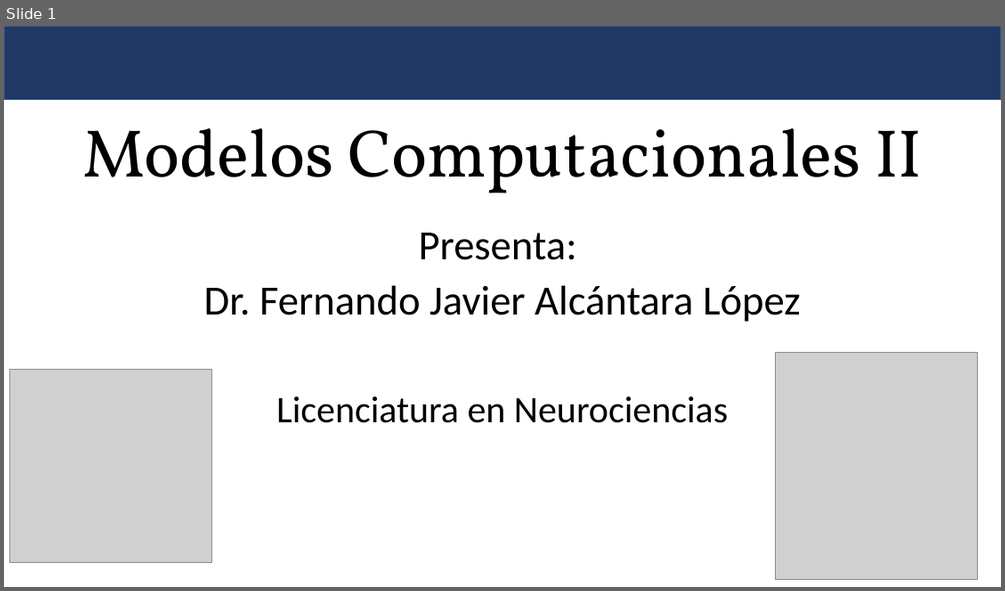
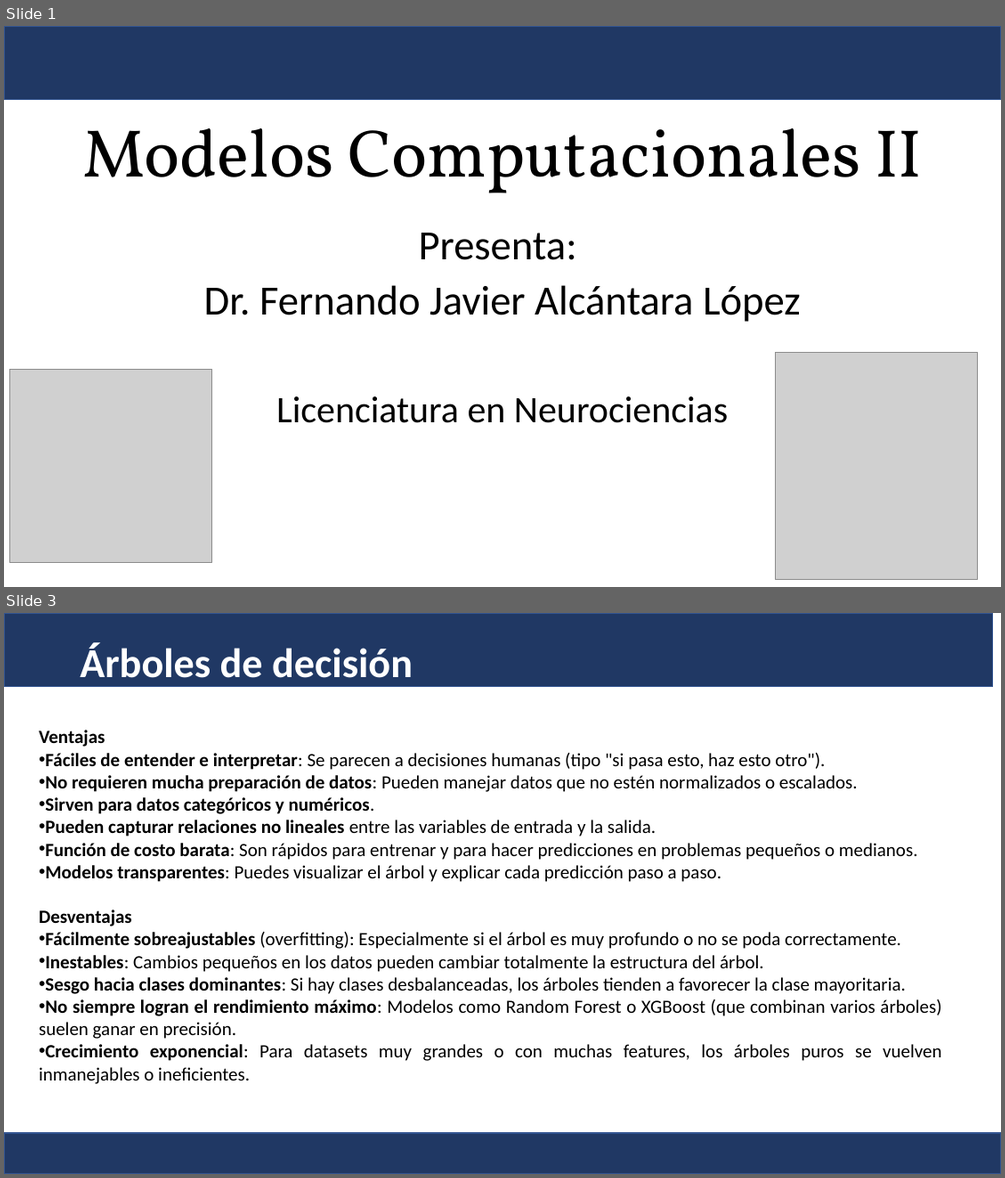
Before and after one commit to Fernando-JAL/Neurociencias-2025-2, a slide deck: S02_clases/05_decision_tree/árboles de decisión.pptx. Shown one above the other, each under a label of ours: slide 1 before the commit, slides 1 and 3 after it; the slides between them are not shown. The pictures are 1005x591 and 1005x1178 pixels, drawn with LibreOffice and Linux fonts; fonts in the diff are those of the drawing; grey boxes stand for pictures. Boxes give left, top, right and bottom in pixels: in the first picture for what was removed or moved away, otherwise in the second. Text is boxed around its words. In the diff, an @@ line names an element or a change of style, - is before the commit and + after.

Commit message:
clase

```diff
--- a/S02_clases/05_decision_tree/árboles de decisión.pptx
+++ b/S02_clases/05_decision_tree/árboles de decisión.pptx
@@ slide 3 added at bbox=[4, 613, 1001, 1174], background #FFFFFF @@
@@ rectangle added at bbox=[4, 613, 993, 686], fill #203864, outline #325491 1 pt @@
@@ title added at bbox=[80, 643, 413, 688], 39.6 pt, text #FFFFFF, bold @@
+Árboles de decisión
@@ text added at bbox=[39, 730, 941, 1084], 18 pt, text #000000 @@
+Ventajas
+• Fáciles de entender e interpretar: Se parecen a decisiones humanas (tipo "si pasa esto, haz esto otro").
+• No requieren mucha preparación de datos: Pueden manejar datos que no estén normalizados o escalados.
+• Sirven para datos categóricos y numéricos.
+• Pueden capturar relaciones no lineales entre las variables de entrada y la salida.
+• Función de costo barata: Son rápidos para entrenar y para hacer predicciones en problemas pequeños o medianos.
+• Modelos transparentes: Puedes visualizar el árbol y explicar cada predicción paso a paso.
+Desventajas
+• Fácilmente sobreajustables (overfitting): Especialmente si el árbol es muy profundo o no se poda correctamente.
+• Inestables: Cambios pequeños en los datos pueden cambiar totalmente la estructura del árbol.
+• Sesgo hacia clases dominantes: Si hay clases desbalanceadas, los árboles tienden a favorecer la clase mayoritaria.
+• No siempre logran el rendimiento máximo: Modelos como Random Forest o XGBoost (que combinan varios árboles) suelen ganar en precisión.
+• Crecimiento exponencial: Para datasets muy grandes o con muchas features, los árboles puros se vuelven inmanejables o ineficientes.
@@ rectangle added at bbox=[4, 1133, 1001, 1174], fill #203864, outline #325491 1 pt @@
```
Also in this commit, not shown: 4 other slides added, 3 slides removed, 7 other files.
